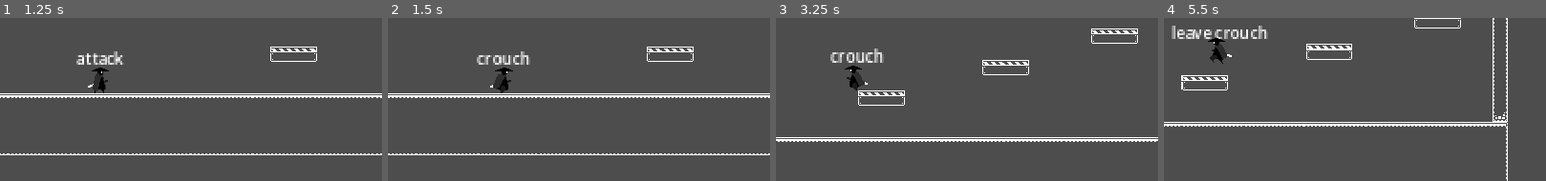
Above: before the commit, frames 1-4 (left to right).
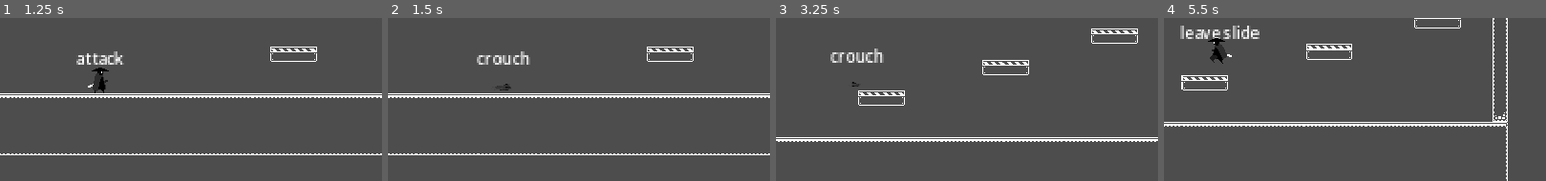
Above: after the commit, the same moments.

Repository: Bhaygon/nextindie_jam_01
Game: Godot game, scene res://scenes/main.tscn
Same seed, same stepped clock (60 frames per second), same inputs: the game is played once before the commit and once after it.
Inputs (mouse positions are % of the whole screen's width and height, from its top left):
- Up to frame 1 (1.25 s): click "PLAY" at 0.5 s
- Up to frame 2 (1.5 s): tap Enter at 1.25 s; move the mouse to (72, 45) at 1.27 s; hold D (right) from 1.28 s (still down); tap Ctrl (crouch) at 1.35 s
- Up to frame 3 (3.25 s): tap Space (jump) at 1.52, 1.82, 2.27, 2.3, 2.57 s; tap Alt (slide) at 1.55, 2.1 s; move the mouse to (30, 55) at 2.02 s; move the mouse to (60, 28) at 2.77 s; release D (right) at 2.78 s; hold A (left) from 2.78 s (still down); hold Space (jump) from 2.78 s (still down); tap Ctrl (crouch) at 3.05 s
- Up to frame 4 (5.5 s): move the mouse to (45, 70) at 3.52 s; release A (left) at 3.53 s; release Space (jump) at 3.53 s; hold D (right) 3.53-5.03 s; click (45, 70) at 3.6 s; tap Space (jump) at 3.77, 4.07, 5.27 s; tap Alt (slide) at 3.8, 5.1 s; move the mouse to (80, 65) at 4.27 s; hold Space (jump) 4.28-5.03 s; tap Ctrl (crouch) at 4.35, 5.3 s; move the mouse to (20, 35) at 5.02 s; hold A (left) from 5.03 s (still down)
The pictures show only the part of the screen within x 37-87%, y 32-82%; the shares and areas given below are measured in that part.

Frame 1 is identical in both runs. In frame 2, 0.4% of the frame differs, in the area x 26-33%, y 30-47%; in frame 3, 0.4%; in frame 4, 1.1%, in the area x 2-28%, y 4-13%.

Commit message:
Final crouch changes
- v1

Diff:
--- a/scenes/crouch.gd
+++ b/scenes/crouch.gd
@@ -65,7 +65,7 @@
     parent.velocity.y += gravity * delta
     parent.move_and_slide()
     # Slide
-    if Input.is_action_just_pressed("slide") and can_leave_crouch():
+    if Input.is_action_just_pressed("slide"):
         return leave_crouch(slide_state)
     # Fall
     if not parent.is_on_floor() and can_leave_crouch():
--- a/scenes/player.tscn
+++ b/scenes/player.tscn
@@ -296,6 +296,7 @@
 slide_state = NodePath("../Slide")
 jump_state = NodePath("../Jump")
 fall_state = NodePath("../Fall")
+animation_name = "slide"
 
 [node name="Attack" type="Node" parent="StateMachine" node_paths=PackedStringArray("idle_state")]
 script = ExtResource("9_iay5n")
--- a/scripts/player/states/slide.gd
+++ b/scripts/player/states/slide.gd
@@ -37,7 +37,7 @@
 func leave_slide(new_state: State):
 	parent.crouch_shape.disabled = true
 	parent.standing_shape.disabled = false
-	label_debug_text.emit("leave crouch")
+	label_debug_text.emit("leave slide")
 	return new_state
 
 func can_leave_slide() -> bool:
